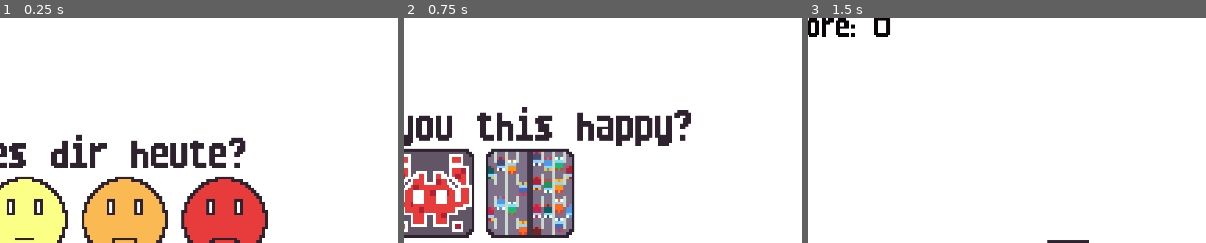
Above: before the commit, frames 1-3 (left to right).
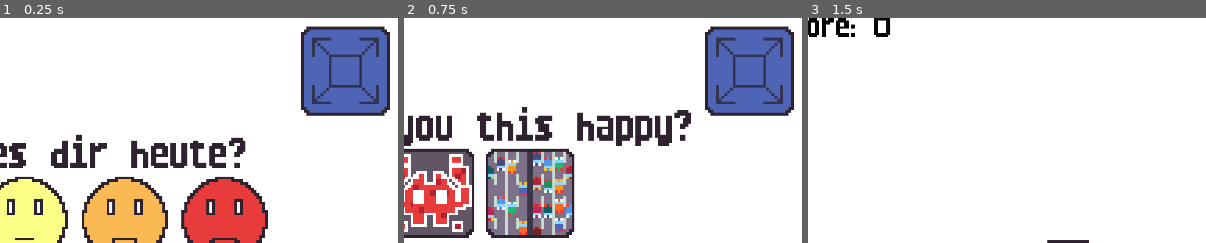
Above: after the commit, the same moments.

Repository: TagerTi/mood-games
Game: Godot game, scene res://Scenes/game.tscn
Same seed, same stepped clock (60 frames per second), same inputs: the game is played once before the commit and once after it.
Inputs (mouse positions are % of the whole screen's width and height, from its top left):
- Up to frame 1 (0.25 s): no input
- Up to frame 2 (0.75 s): click (25, 50) at 0.5 s
- Up to frame 3 (1.5 s): click (37, 44) at 1.25 s
The pictures show only the part of the screen within x 47-96%, y 5-55%; the shares and areas given below are measured in that part.

The runs differ from the first frame. In frame 1, 8.8% of the frame differs, in the area x 75-98%, y 3-44%; in frame 2, 8.8%; in frame 3, nothing differs.

Commit message:
Fullscreen

Diff:
--- a/Scenes/game.gd
+++ b/Scenes/game.gd
@@ -9,6 +9,9 @@
 	page_nodes = get_children()
 	page_nodes.remove_at(0)
 	set_page(0)
+
+	#get_window().mode = Window.MODE_FULLSCREEN
+	_on_fullscreen_pressed()
 
 	$ReasonChoice/MoodOptions/Bug/Control/Score.text = str(Globals.highscores[Globals.Games.bugs])
 	$ReasonChoice/MoodOptions/Rain/Control/Score.text = str(Globals.highscores[Globals.Games.weather])
@@ -83,3 +86,26 @@
 	Globals.current_game = Globals.Games.traffic
 	Globals.current_game_path = "res://Scenes/traffic_game.tscn"
 	get_tree().change_scene_to_file("res://Scenes/traffic_game.tscn")
+
+
+func _on_fullscreen_pressed() -> void:
+	var current_mode := DisplayServer.window_get_mode()
+
+	if current_mode == DisplayServer.WINDOW_MODE_FULLSCREEN:
+		# Wechsel zu Fenster-Modus
+		DisplayServer.window_set_mode(DisplayServer.WINDOW_MODE_WINDOWED)
+
+		# Optional: Fenstergröße oder Position zurücksetzen, falls nötig
+		#DisplayServer.window_set_size(Vector2i(1280, 720))
+		# DisplayServer.window_set_position(Vector2i(100, 100))
+	else:
+		# Wechsel zu Fullscreen
+		DisplayServer.window_set_mode(DisplayServer.WINDOW_MODE_FULLSCREEN)
+
+		# Web-spezifischer Kram
+		if OS.get_name() == "Web" and Engine.has_singleton("JavaScript"):
+			var js = Engine.get_singleton("JavaScript")
+			js.eval("""
+				if (document.documentElement.requestFullscreen)
+					document.documentElement.requestFullscreen();
+			""", true)
--- a/Scenes/game.tscn
+++ b/Scenes/game.tscn
@@ -13,6 +13,7 @@
 [ext_resource type="Texture2D" uid="uid://bjtaebqjbt3vt" path="res://Assets/UI/MainMenu/NoDesire.png" id="10_rku1e"]
 [ext_resource type="Texture2D" uid="uid://dbntucoq2evj1" path="res://Assets/UI/MainMenu/Traffic.png" id="11_o5yvi"]
 [ext_resource type="Texture2D" uid="uid://347uk6xte0uj" path="res://Assets/UI/MainMenu/Back.png" id="12_rku1e"]
+[ext_resource type="Texture2D" uid="uid://umtp5ab2c5ym" path="res://Assets/UI/MainMenu/FullScreenButton.png" id="14_1phco"]
 
 [sub_resource type="LabelSettings" id="LabelSettings_rku1e"]
 line_spacing = -4.0
@@ -114,6 +115,23 @@
 horizontal_alignment = 1
 vertical_alignment = 1
 
+[node name="Fullscreen" type="TextureButton" parent="MoodChoice"]
+offset_left = 291.0
+offset_top = 38.0
+offset_right = 323.0
+offset_bottom = 70.0
+texture_normal = ExtResource("14_1phco")
+
+[node name="ReturnIn" type="Label" parent="MoodChoice/Fullscreen"]
+layout_mode = 0
+offset_top = 33.0
+offset_right = 51.0
+offset_bottom = 49.0
+scale = Vector2(0.65, 0.65)
+label_settings = SubResource("LabelSettings_rku1e")
+horizontal_alignment = 1
+vertical_alignment = 1
+
 [node name="ReasonChoice" type="Node2D" parent="."]
 
 [node name="MoodOptions" type="GridContainer" parent="ReasonChoice"]
@@ -304,13 +322,32 @@
 horizontal_alignment = 1
 vertical_alignment = 1
 
+[node name="Fullscreen" type="TextureButton" parent="ReasonChoice"]
+offset_left = 291.0
+offset_top = 38.0
+offset_right = 323.0
+offset_bottom = 70.0
+texture_normal = ExtResource("14_1phco")
+
+[node name="ReturnIn" type="Label" parent="ReasonChoice/Fullscreen"]
+layout_mode = 0
+offset_top = 33.0
+offset_right = 51.0
+offset_bottom = 49.0
+scale = Vector2(0.65, 0.65)
+label_settings = SubResource("LabelSettings_rku1e")
+horizontal_alignment = 1
+vertical_alignment = 1
+
 [connection signal="timeout" from="Others/BackTimer" to="." method="_on_timer_timeout"]
 [connection signal="pressed" from="MoodChoice/MoodOptions/Best/BestButton" to="." method="_best_pressed"]
 [connection signal="pressed" from="MoodChoice/MoodOptions/Good/GoodButton" to="." method="_good_pressed"]
 [connection signal="pressed" from="MoodChoice/MoodOptions/Mid/MidButton" to="." method="_mid_pressed"]
 [connection signal="pressed" from="MoodChoice/MoodOptions/Bad/BadButton" to="." method="_bad_pressed"]
 [connection signal="pressed" from="MoodChoice/MoodOptions/Worse/WorseButton" to="." method="_worse_pressed"]
+[connection signal="pressed" from="MoodChoice/Fullscreen" to="." method="_on_fullscreen_pressed"]
 [connection signal="pressed" from="ReasonChoice/MoodOptions/Rain/Control/RainButton" to="." method="_rain_pressed"]
 [connection signal="pressed" from="ReasonChoice/MoodOptions/Bug/Control/BugButton" to="." method="_on_bug_button_pressed"]
 [connection signal="pressed" from="ReasonChoice/MoodOptions/Traffic/Control/TrafficButton" to="." method="_on_traffic_button_pressed"]
 [connection signal="pressed" from="ReasonChoice/Back" to="." method="_on_back_pressed"]
+[connection signal="pressed" from="ReasonChoice/Fullscreen" to="." method="_on_fullscreen_pressed"]
--- a/project.godot
+++ b/project.godot
@@ -23,9 +23,11 @@
 
 window/size/viewport_width=1728
 window/size/viewport_height=972
+window/size/mode=2
 window/size/window_width_override=1555
 window/size/window_height_override=875
 window/stretch/mode="viewport"
+window/stretch/aspect="ignore"
 window/vsync/vsync_mode=2
 
 [global_group]
Binary file added: Assets/UI/MainMenu/FullScreenButton.png
Not shown, added: Assets/UI/MainMenu/FullScreenButton.png.import
Not shown: 1 places in Scenes/game.tscn that only renumber resources
